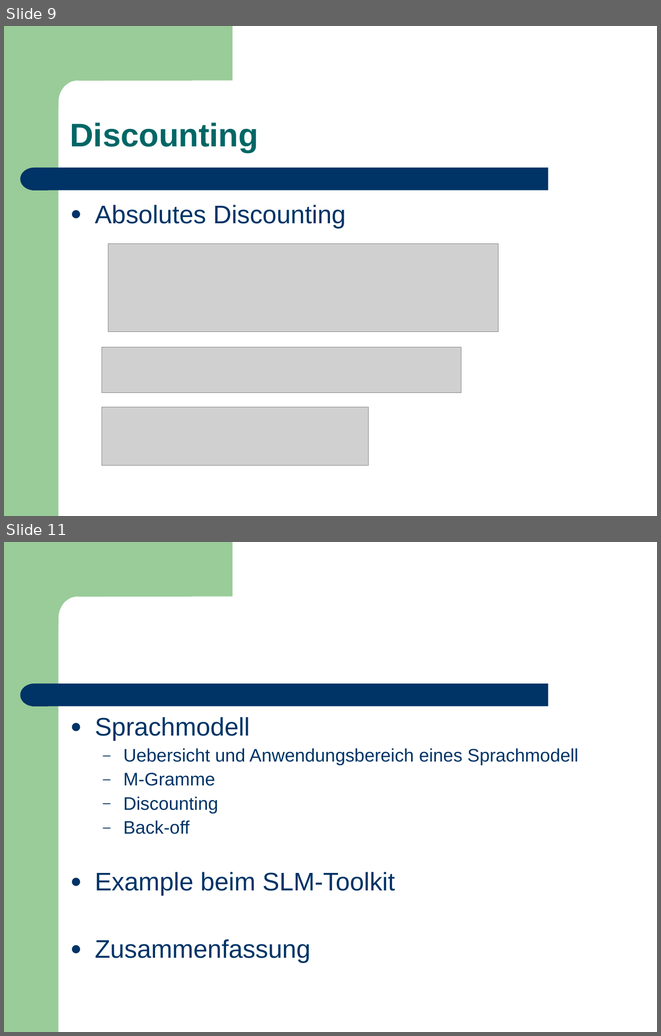
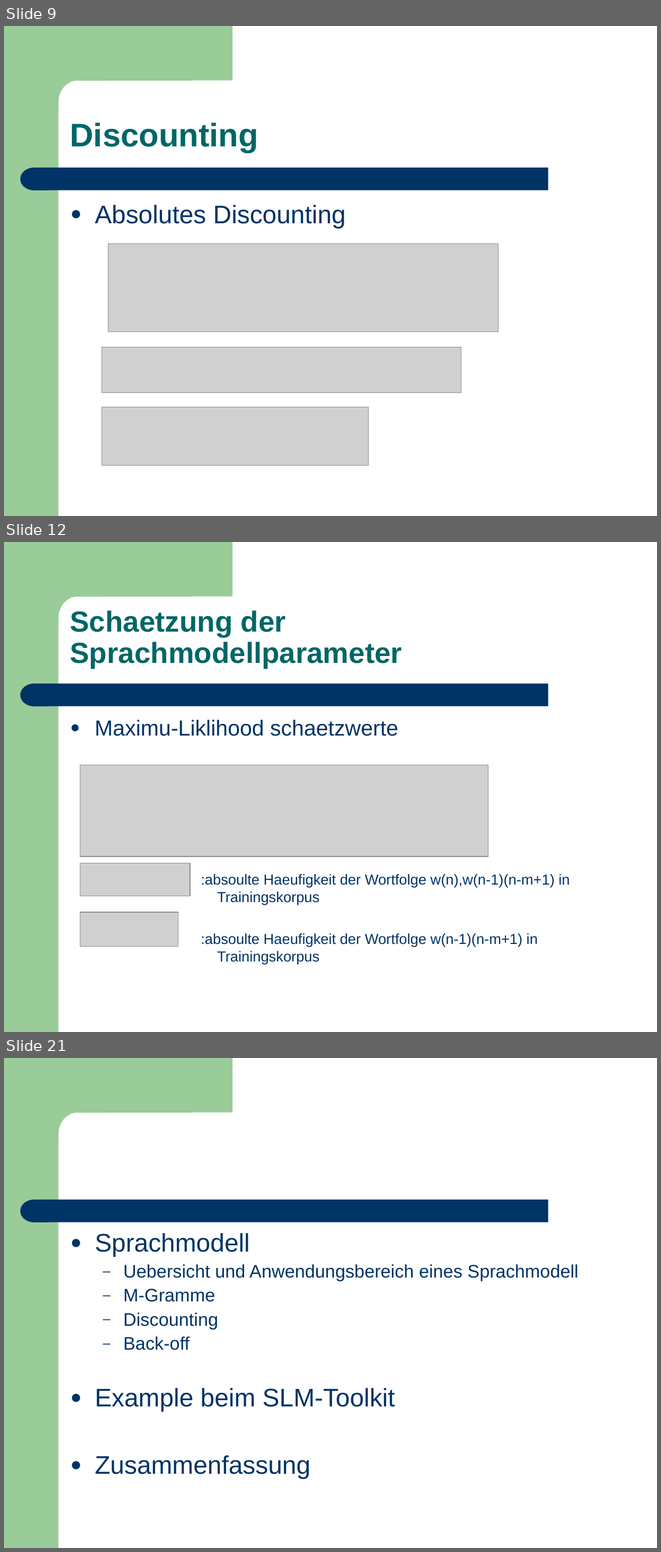
Before and after one commit to leonard117/arbeittet, a slide deck: ARS/doc/Training_Sprachmodell.ppt. Shown one above the other, each under a label of ours: slides 9 and 11 before the commit, slides 9, 12 and 21 after it; the slides between them are not shown. The pictures are 661x1036 and 661x1552 pixels, drawn with LibreOffice and Linux fonts; fonts in the diff are those of the drawing; grey boxes stand for pictures. Boxes give left, top, right and bottom in pixels: in the first picture for what was removed or moved away, otherwise in the second. Text is boxed around its words. In the diff, an @@ line names an element or a change of style, - is before the commit and + after.

```diff
--- a/ARS/doc/Training_Sprachmodell.ppt
+++ b/ARS/doc/Training_Sprachmodell.ppt
@@ slide 12 added at [4,542,657,1032], background #FFFFFF; not listed: 4 template elements that a slide beside it also shows @@
@@ text added at [70,610,403,668], 32 pt, text #006666, bold @@
+Schaetzung der Sprachmodellparameter
@@ text added at [95,720,570,964], 16 pt, text #003366 @@
+● Maximu-Liklihood schaetzwerte
+        :absoulte Haeufigkeit der Wortfolge w(n),w(n-1)(n-m+1) in Trainingskorpus
+        :absoulte Haeufigkeit der Wortfolge w(n-1)(n-m+1) in Trainingskorpus
@@ picture added at [80,765,488,857] @@
@@ picture added at [80,863,190,896] @@
@@ picture added at [80,912,178,947] @@
@@ what was slide 11 is now slide 21 @@
```
Also in this commit, not shown: 2 slides changed, 9 other slides added.
